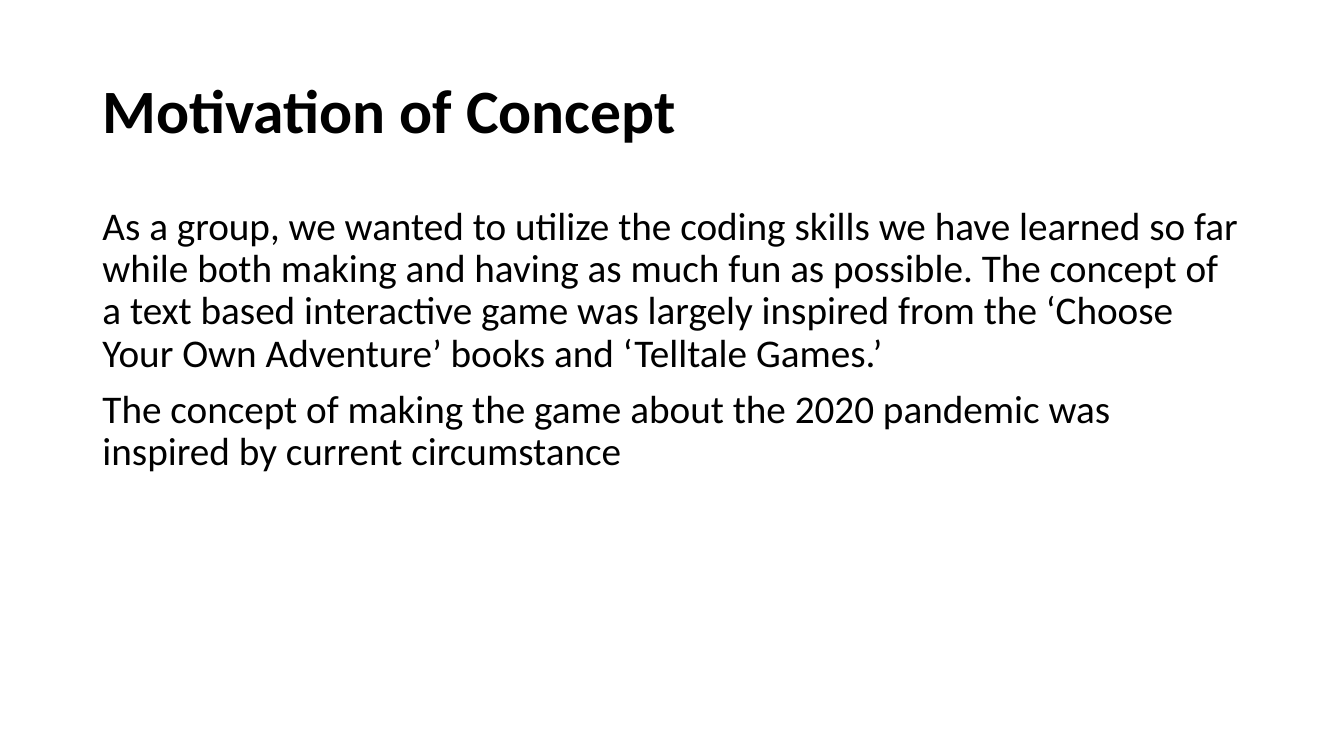
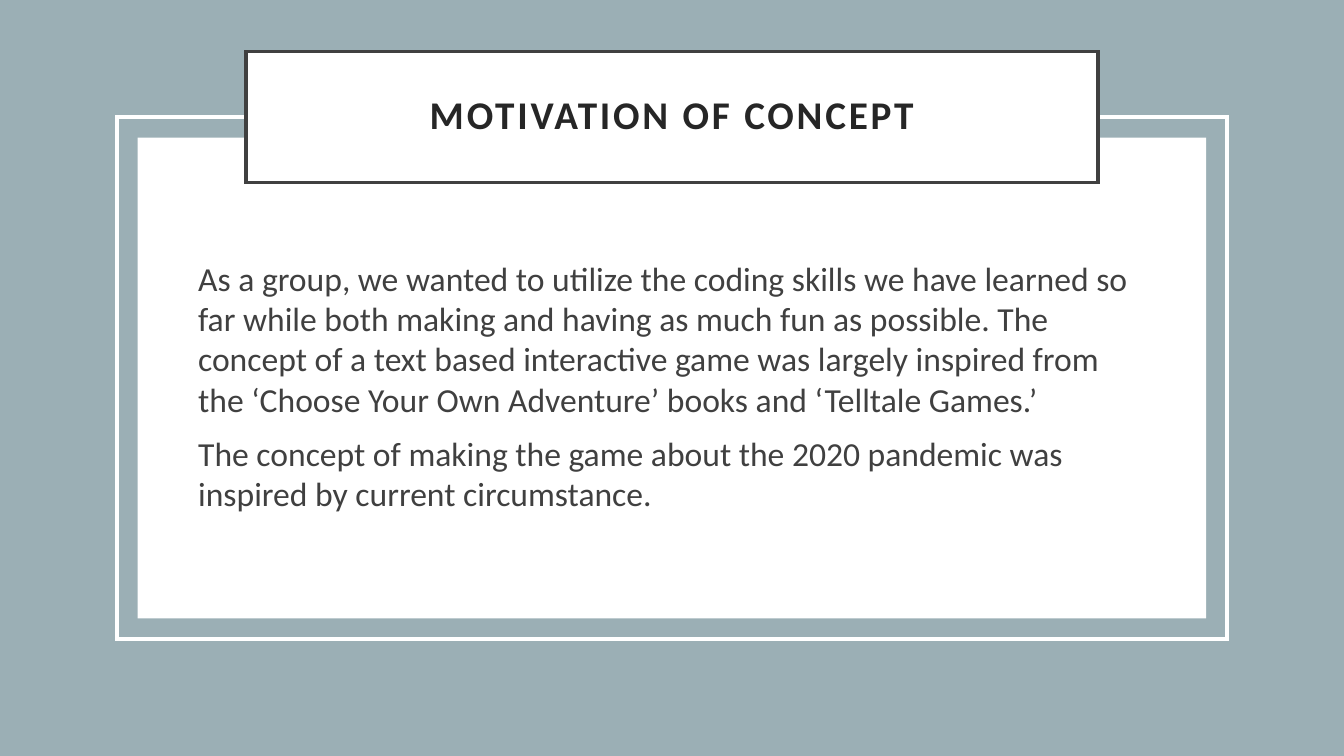
Before and after one commit to Mattmoe1/Survive-2020, a slide deck: slide 5 of story/project1_presentation.pptx. Drawn at 1344x756 pixels with LibreOffice and Linux fonts; fonts in the diff are those of the drawing. Boxes give left, top, right and bottom in pixels: in the first picture for what was removed or moved away, otherwise in the second. Text is boxed around its words. In the diff, an @@ line names an element or a change of style, - is before the commit and + after.

```diff
--- a/story/project1_presentation.pptx
+++ b/story/project1_presentation.pptx
@@ rectangle added at [0, 0, 1344, 756], fill #9BAFB5 @@
@@ title "MOTIVATION OF CONCEPT": place and size @@
-title "MOTIVATION OF CONCEPT" at [102, 89, 676, 143]
+title "MOTIVATION OF CONCEPT" at [246, 51, 1098, 182]
@@ title "MOTIVATION OF CONCEPT" at [246, 51, 1098, 182]: fill none to #FFFFFF; outline none to #404040 2.5 pt @@
@@ rectangle added at [117, 117, 1227, 639], outline #FFFFFF 2.5 pt @@
@@ title at [430, 103, 913, 130]: text changed; size 44 to 28 pt; text colour #000000 to #262626 @@
-Motivation of Concept
+MOTIVATION OF CONCEPT
@@ rectangle added at [138, 137, 1207, 618], fill #FFFFFF @@
@@ text "As a group, we wanted ...": place and size @@
-text "As a group, we wanted ..." at [102, 212, 1238, 472]
+text "As a group, we wanted ..." at [198, 267, 1127, 512]
@@ text at [198, 267, 1127, 413]: size 28 to 24 pt, text colour #000000 to #404040 in "As a group, we wanted to utilize ..."; line spacing 0.9 to 1 @@
@@ text at [198, 442, 1063, 512]: text changed; size 28 to 24 pt; text colour #000000 to #404040 @@
-The concept of making the game about the 2020 pandemic was inspired by current circumstance
+The concept of making the game about the 2020 pandemic was inspired by current circumstance.
```
Also in this commit, not shown: 6 other slides changed, 1 slide added, 1 other file.
